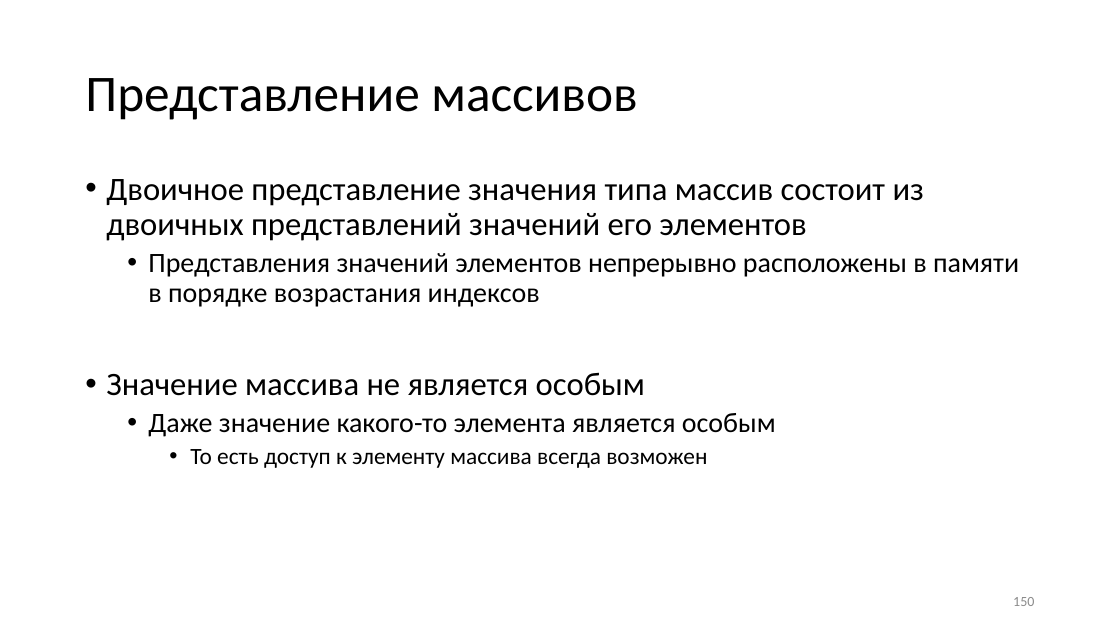
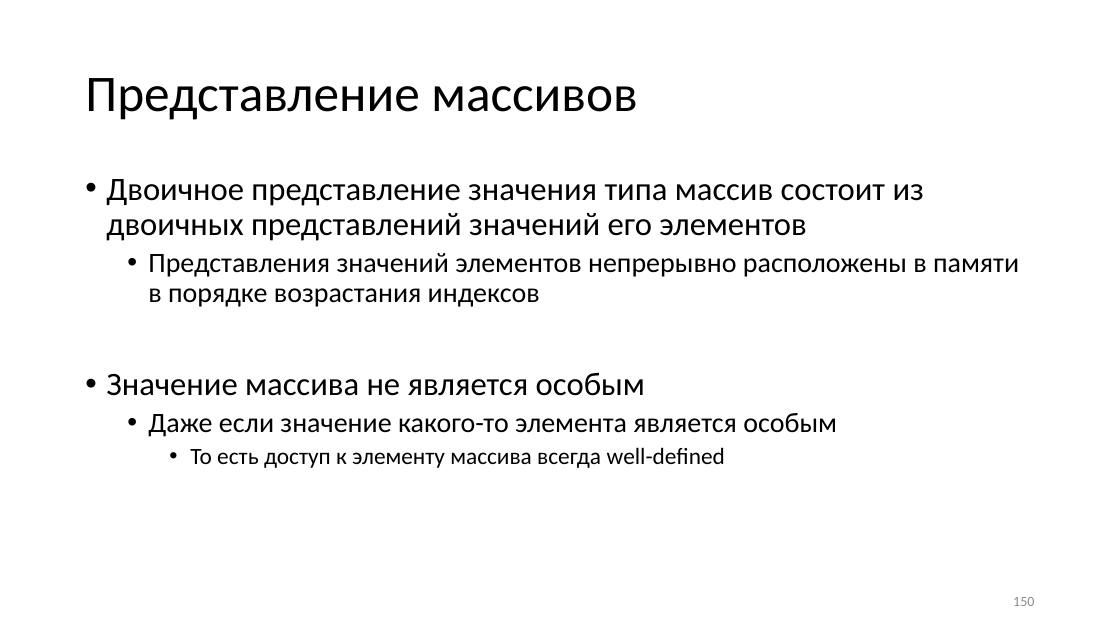
Before and after one commit to Evgueni-Petrov-aka-espetrov/Algorithms-and-Programming-in-C-pptx, a slide deck: slide 150 of 03.5 Типы языка С.pptx. Drawn at 1120x630 pixels with LibreOffice and Linux fonts; fonts in the diff are those of the drawing. Boxes give left, top, right and bottom in pixels: in the first picture for what was removed or moved away, otherwise in the second. Text is boxed around its words. In the diff, an @@ line names an element or a change of style, - is before the commit and + after.

```diff
--- a/03.5 Типы языка С.pptx
+++ b/03.5 Типы языка С.pptx
@@ text at (x1=148, y1=413, x2=837, y2=468): text changed @@
-  • Даже значение какого-то элемента является особым
-    • То есть доступ к элементу массива всегда возможен
+  • Даже если значение какого-то элемента является особым
+    • То есть доступ к элементу массива всегда well-defined
```
Also in this commit, not shown: 21 other slides changed, 4 slides added.
